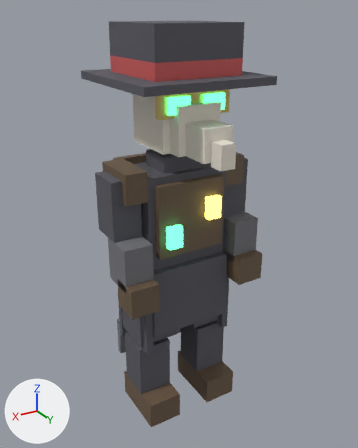
A saved change to the glTF model assets/meshes/characters/voxel_plague_doctor_56px.glb.
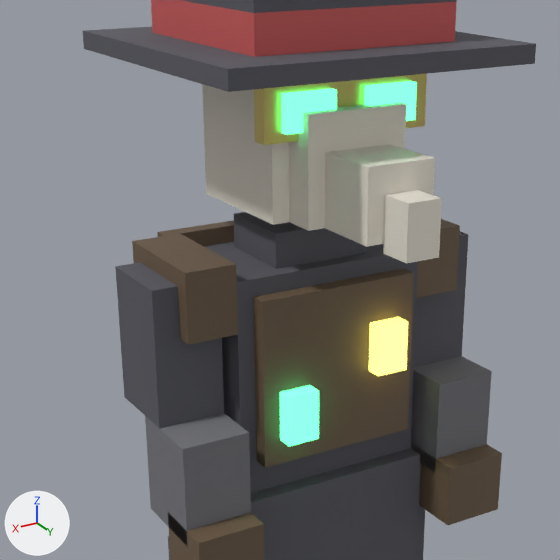
Each version is shown whole from a 50 mm camera at (1.028, 1.733, 1.788) aimed at (-0.006, 0.009, 0.926), then close up on the part from 13% to 80% of the width and 13% to 67% of the height. Lighting does not change. The marker at lower left points along +X, +Y and +Z. The last two pictures show the newer version. Where no turn or scale is listed for an object, it has been applied to the vertices.

The first close-up shows 'bandolier_strap', 'beak_step_1', 'beak_step_2', 'coat_skirt_front', 'forearm_left', 'forearm_right', 'goggles_lens_left', 'goggles_lens_right', 'hat_band', 'hat_brim', 'head_core', 'reagent_bottle_green', 'reagent_bottle_yellow', 'shoulder_cape_left', 'torso_core', 'upper_arm_left' and 13 more.
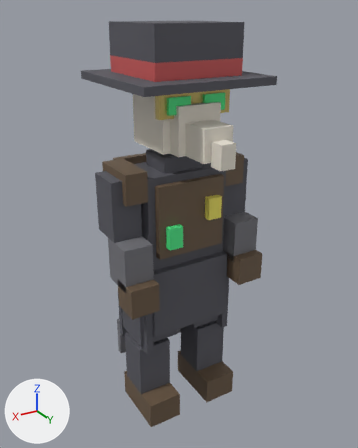
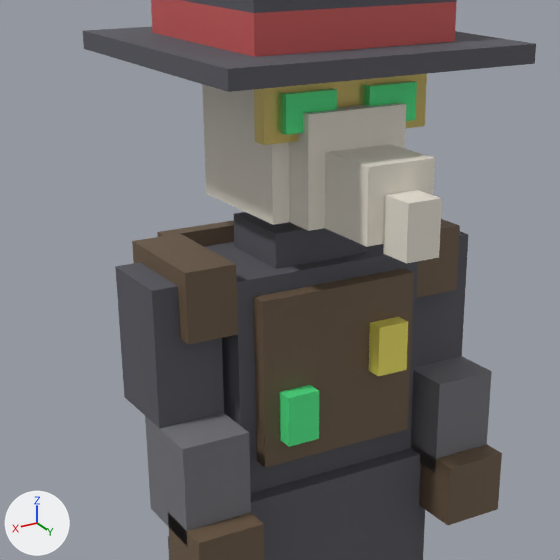
Pixel boxes (x1, y1, x2, y2) of what changed, in the close-ups (560 x 560 px):
'reagent_bottle_green', recoloured, surface changed (darker): (279, 385, 319, 447) in both
'reagent_bottle_yellow', recoloured, surface changed (darker): (369, 317, 408, 376) in both
'goggles_lens_left', recoloured, surface changed (darker): (281, 88, 337, 135) in both
'goggles_lens_right', recoloured, surface changed (darker): (364, 81, 417, 121) in both

Diff of the bpy script that builds the scene:
```diff
--- a/assets/meshes/characters/voxel_plague_doctor_56px.glb.py
+++ b/assets/meshes/characters/voxel_plague_doctor_56px.glb.py
@@ mat_reagent_green @@
 mat_reagent_green.roughness = 0.1
-mat_reagent_green.emission_color = (0.105, 1.0, 0.316)  # green #5bff98
-mat_reagent_green.emission_strength = 2.375
@@ mat_reagent_yellow @@
 mat_reagent_yellow.roughness = 0.1
-mat_reagent_yellow.emission_color = (1.0, 0.895, 0.158)  # yellow #fff36f
-mat_reagent_yellow.emission_strength = 2.375
```
